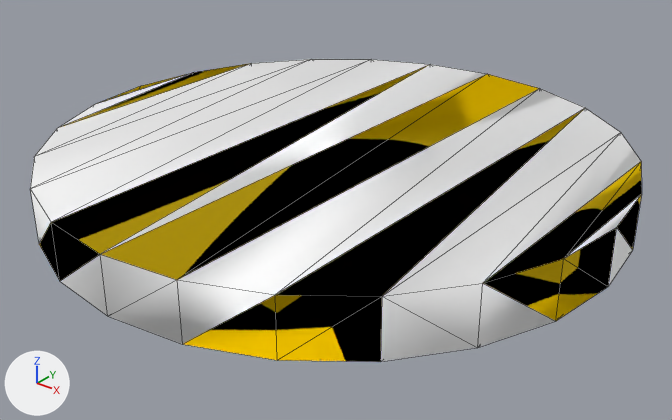
The OBJ model models/Box/100247/textured_objs/original-216.obj: old version first, new version second.
Before and after are seen from a 50 mm camera at (0.1555, -0.3988, -0.4245) aimed at (0.0887, -0.3152, -0.4763). Arrows for +X, +Y and +Z are at lower left; the lights stay in place. Mesh edges are drawn as thin lines. Where no turn or scale is listed for an object, it has been applied to the vertices.

In view in the first picture: 'mesh12/mesh12-geometry#mesh12-geometry'.
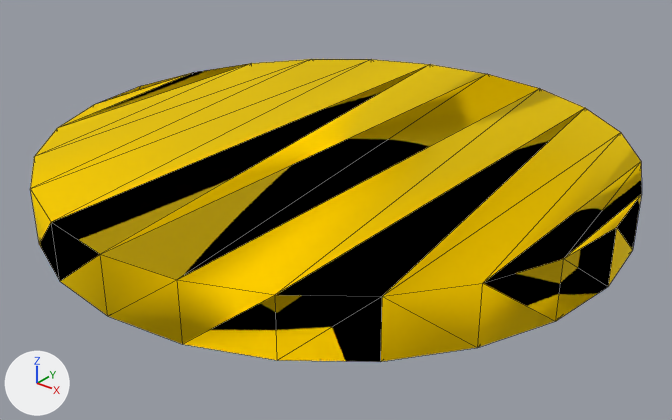
Pixel boxes [x1, y1, x2, y2] of what changed, in the pictures (672 x 420 px):
part 1 of me_mesh12_mesh12_geometry_mesh12_geometry, recoloured (white to yellow)
    both: [30, 59, 641, 361]

The change, as a diff of the scene's bpy script:
```diff
--- a/models/Box/100247/textured_objs/original-216.obj.py
+++ b/models/Box/100247/textured_objs/original-216.obj.py
@@ me_mesh12_mesh12_geometry_mesh12_geometry @@
 me_mesh12_mesh12_geometry_mesh12_geometry.from_pydata(...)  # 48 vertices, 92 faces; spans x 0.0502..0.1244, y -0.3505..-0.2763, z -0.4753..-0.4682
 # used by ob_mesh12_mesh12_geometry_mesh12_geometry; location = (0.0, 0.0, 0.0)
+# me_mesh12_mesh12_geometry_mesh12_geometry part 1: all 53 faces that had it switch from mat_material_1_0 (white #ffffff) to mat_material_0_0 (yellow #ffe000)
```
